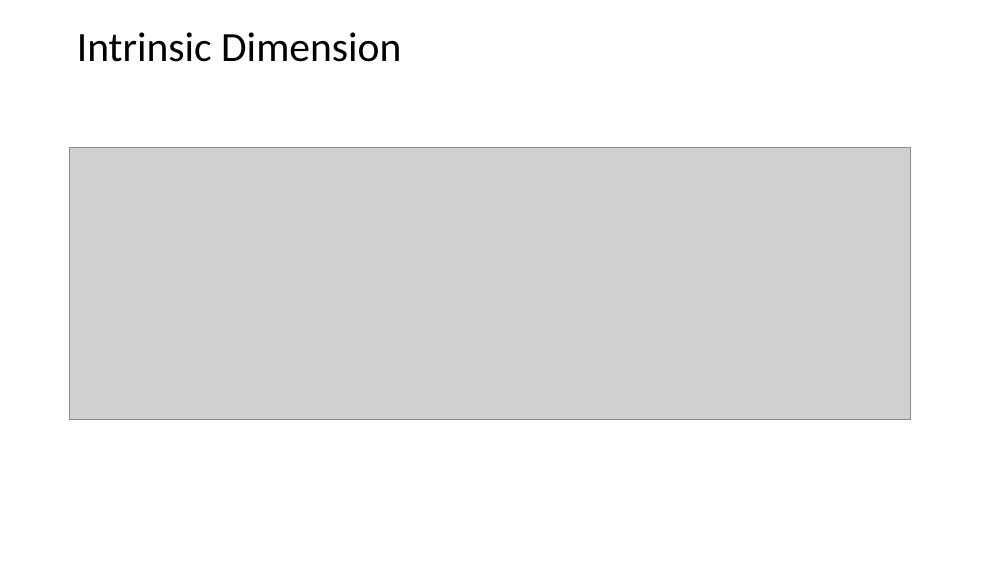
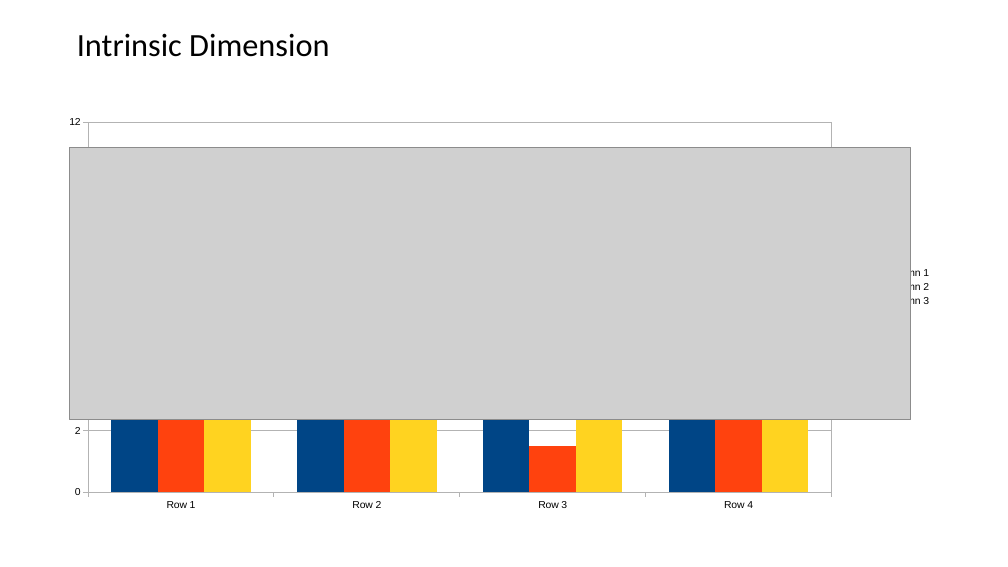
Before and after one commit to anuvindmp/S06, a slide deck: slide 36 of NLP/NOTES/new/LORA.pptx. Drawn at 1008x567 pixels with LibreOffice and Linux fonts; fonts in the diff are those of the drawing; grey boxes stand for pictures; background and template pictures are left out. Boxes give left, top, right and bottom in pixels: in the first picture for what was removed or moved away, otherwise in the second. Text is boxed around its words. In the diff, an @@ line names an element or a change of style, - is before the commit and + after.

```diff
--- a/NLP/NOTES/new/LORA.pptx
+++ b/NLP/NOTES/new/LORA.pptx
@@ title "Intrinsic Dimension" at (77,33,329,57): size 39.6 to 30.8 pt; line spacing 0.9 to 0.7 @@
@@ column chart added at (70,82,939,511) @@
+categories: Row 1, Row 2, Row 3, Row 4
+Column 1: 9.1, 2.4, 3.1, 4.3
+Column 2: 3.2, 8.8, 1.5, 9
+Column 3: 4.5, 9.7, 3.7, 6.2
```
Also in this commit, not shown: 55 other slides changed, 3 other files.
